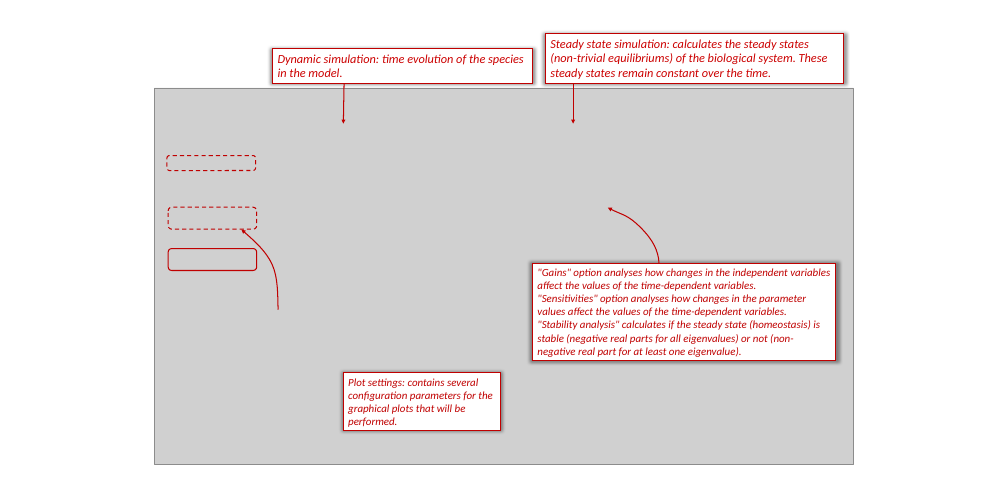
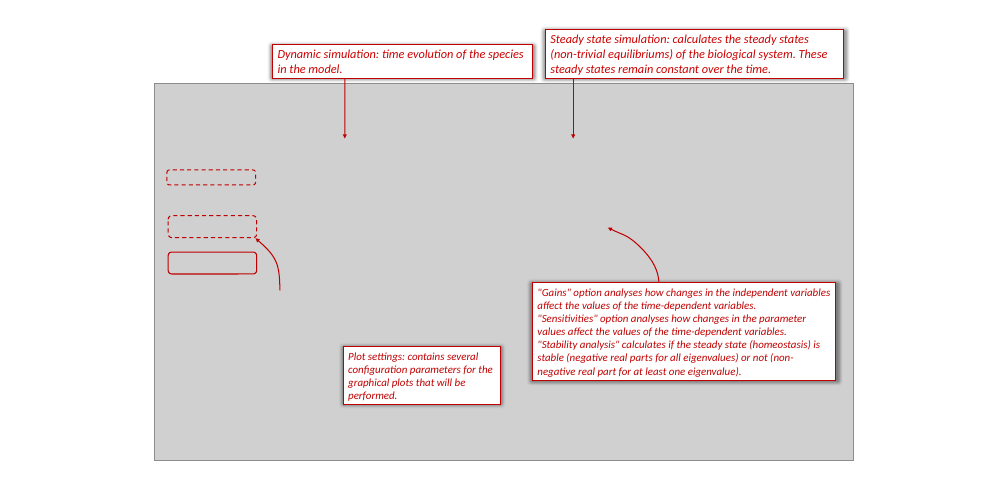
Before and after one commit to JordiBart/easymodel, a slide deck: slide 5 of Tutorial/EasyModel_Tutorial.pptx. Drawn at 1008x504 pixels with LibreOffice and Linux fonts; fonts in the diff are those of the drawing; grey boxes stand for pictures. Boxes give left, top, right and bottom in pixels: in the first picture for what was removed or moved away, otherwise in the second. Text is boxed around its words. In the diff, an @@ line names an element or a change of style, - is before the commit and + after.

```diff
--- a/Tutorial/EasyModel_Tutorial.pptx
+++ b/Tutorial/EasyModel_Tutorial.pptx
@@ 2 rectangles, 1 picture: place and size @@
-2 rectangles, 1 picture at [154,33,853,465]
+2 rectangles, 1 picture at [154,29,853,460]
@@ arrow moved from (343, 124) - (344, 83) to (345, 138) - (345, 79) @@
@@ arrow moved from (573, 124) - (573, 83) to (573, 138) - (573, 79) @@
@@ rounded rectangle: place and size @@
-rounded rectangle at [167,156,256,170]
+rounded rectangle at [167,170,256,185]
@@ rounded rectangle: place and size @@
-rounded rectangle at [168,207,257,229]
+rounded rectangle at [168,216,257,238]
@@ freeform shape: place and size @@
-freeform shape at [218,229,301,310]
+freeform shape at [241,238,295,290]
@@ freeform shape: place and size @@
-freeform shape at [603,202,668,263]
+freeform shape at [603,222,668,283]
@@ rectangle ""Gains" option analyses how changes ...": place and size @@
-rectangle ""Gains" option analyses how changes ..." at [533,263,836,361]
+rectangle ""Gains" option analyses how changes ..." at [533,283,836,381]
@@ rectangle "Plot settings: contains several configuration ...": place and size @@
-rectangle "Plot settings: contains several configuration ..." at [343,373,501,431]
+rectangle "Plot settings: contains several configuration ..." at [343,347,501,405]
```
Also in this commit, not shown: 3 other slides changed.
